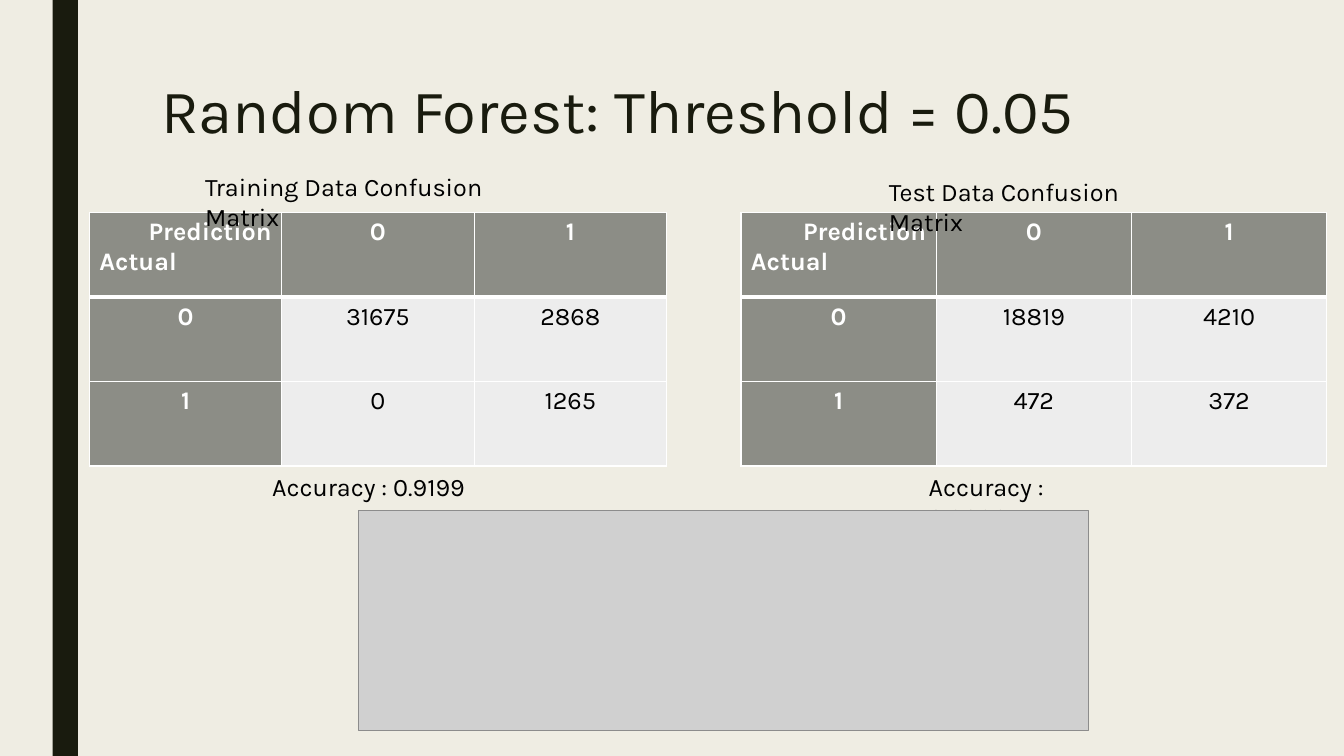
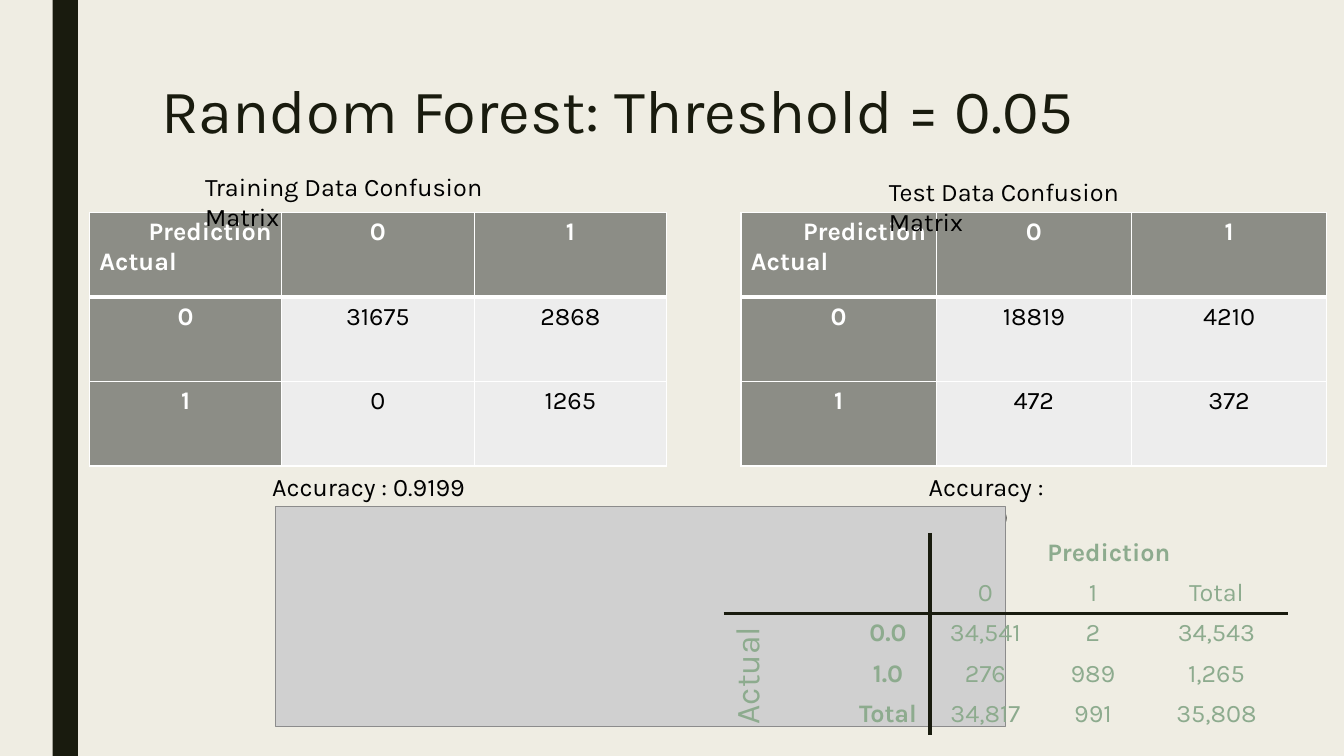
Before and after one commit to Preetikasri/UFO-Sightings-Analysis, a slide deck: slide 13 of ufo_presentation_v1.pptx. Drawn at 1344x756 pixels with LibreOffice and Linux fonts; fonts in the diff are those of the drawing; grey boxes stand for pictures. Boxes give left, top, right and bottom in pixels: in the first picture for what was removed or moved away, otherwise in the second. Text is boxed around its words. In the diff, an @@ line names an element or a change of style, - is before the commit and + after.

```diff
--- a/ufo_presentation_v1.pptx
+++ b/ufo_presentation_v1.pptx
@@ picture: place and size @@
-picture at [359,511,1089,731]
+picture at [276,507,1006,727]
@@ table added at [724,533,1289,735], 5 rows, 5 columns @@
+ |  | Prediction |  | 
+ |  | 0 | 1 | Total
+Actual | 0.0 | 34,541 | 2 | 34,543
+ | 1.0 | 276 | 989 | 1,265
+ | Total | 34,817 | 991 | 35,808
```
Also in this commit, not shown: 2 other slides changed.
